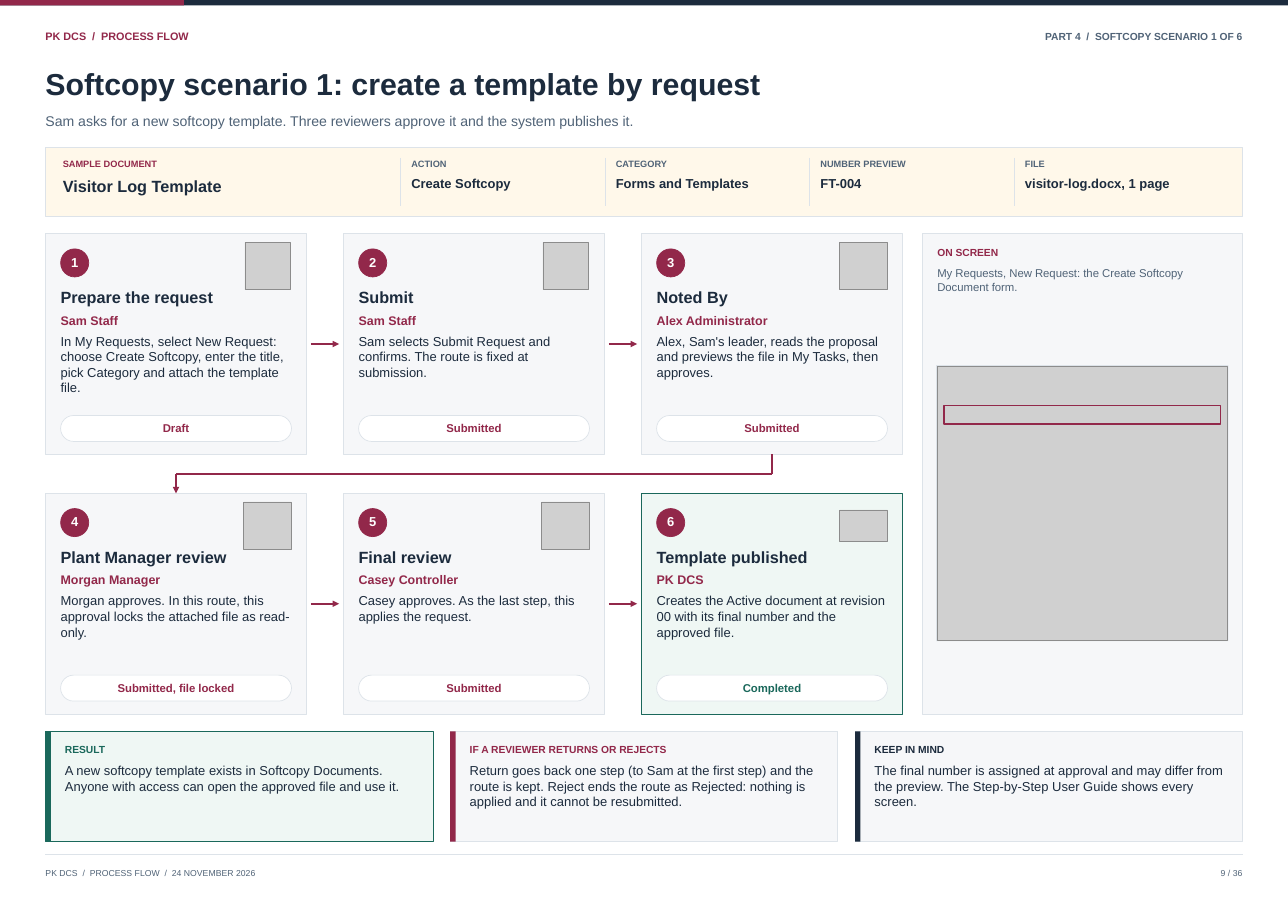
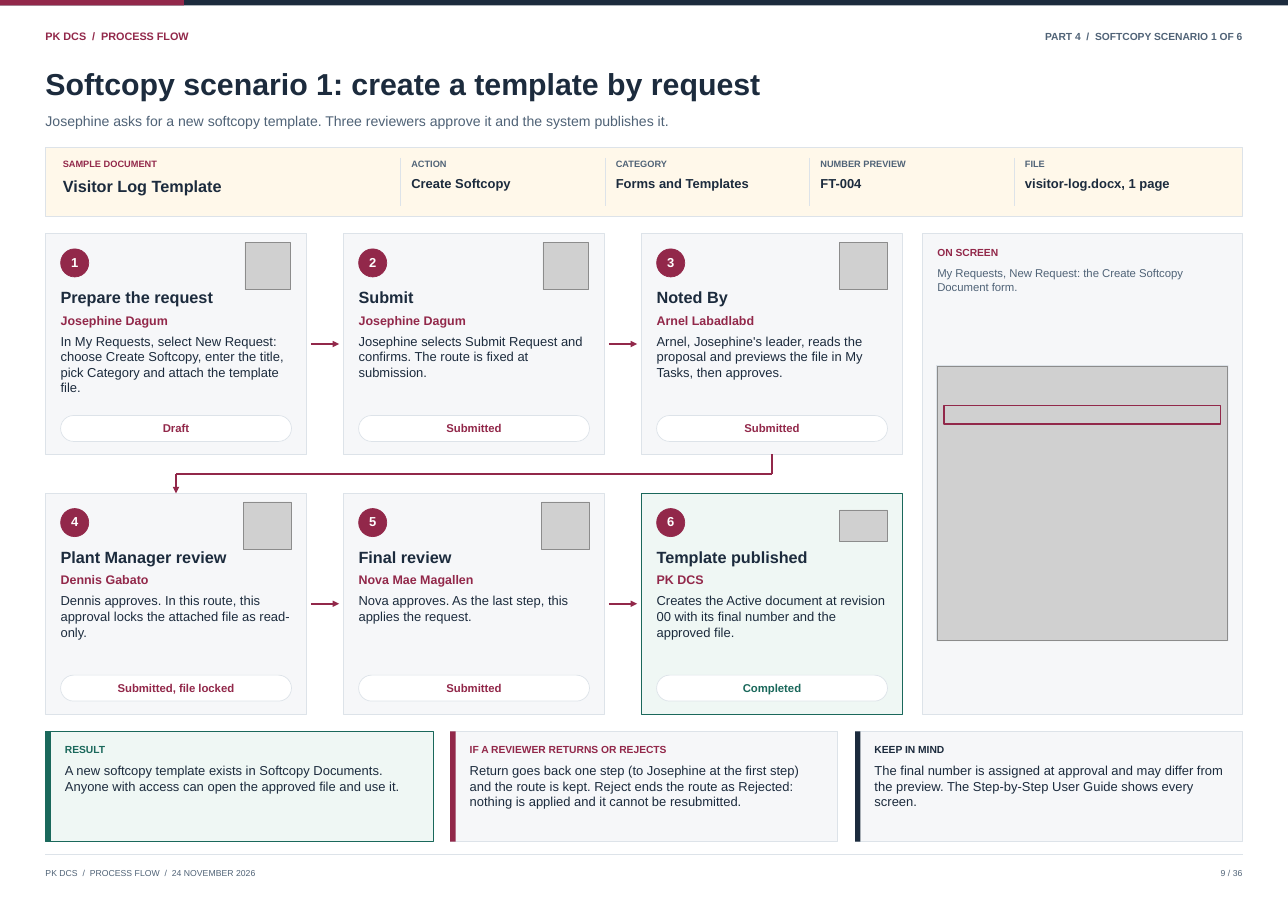
Before and after one commit to curib123/pk_document_tracking_system, a slide deck: slide 9 of docs/system-documentation/PK_DCS_Process_Flow.pptx. Drawn at 1288x911 pixels with LibreOffice and Linux fonts; fonts in the diff are those of the drawing; grey boxes stand for pictures. Boxes give left, top, right and bottom in pixels: in the first picture for what was removed or moved away, otherwise in the second. Text is boxed around its words. In the diff, an @@ line names an element or a change of style, - is before the commit and + after.

Commit message:
docs: publish corrected PK DCS process flow

```diff
--- a/docs/system-documentation/PK_DCS_Process_Flow.pptx
+++ b/docs/system-documentation/PK_DCS_Process_Flow.pptx
@@ text at <box>45,116,669,129</box>: text changed @@
-Sam asks for a new softcopy template. Three reviewers approve it and the system publishes it.
+Josephine asks for a new softcopy template. Three reviewers approve it and the system publishes it.
@@ text at <box>61,316,168,328</box>: text changed @@
-Sam Staff
+Josephine Dagum
@@ text at <box>359,316,466,328</box>: text changed @@
-Sam Staff
+Josephine Dagum
@@ text at <box>657,316,754,325</box>: text changed @@
-Alex Administrator
+Arnel Labadlabd
@@ text at <box>359,336,583,377</box>: text changed @@
-Sam selects Submit Request and confirms. The route is fixed at submission.
+Josephine selects Submit Request and confirms. The route is fixed at submission.
@@ text at <box>657,336,862,380</box>: text changed @@
-Alex, Sam's leader, reads the proposal and previews the file in My Tasks, then approves.
+Arnel, Josephine's leader, reads the proposal and previews the file in My Tasks, then approves.
@@ text at <box>61,595,289,639</box>: text changed @@
-Morgan approves. In this route, this approval locks the attached file as read-only.
+Dennis approves. In this route, this approval locks the attached file as read-only.
@@ text at <box>61,575,149,584</box>: text changed @@
-Morgan Manager
+Dennis Gabato
@@ text at <box>359,595,568,624</box>: text changed @@
-Casey approves. As the last step, this applies the request.
+Nova approves. As the last step, this applies the request.
@@ text at <box>359,575,473,587</box>: text changed @@
-Casey Controller
+Nova Mae Magallen
@@ text at <box>470,765,799,809</box>: text changed @@
-Return goes back one step (to Sam at the first step) and the route is kept. Reject ends the route as Rejected: nothing is applied and it cannot be resubmitted.
+Return goes back one step (to Josephine at the first step) and the route is kept. Reject ends the route as Rejected: nothing is applied and it cannot be resubmitted.
```
Also in this commit, not shown: 29 other slides changed, 3 other files.
